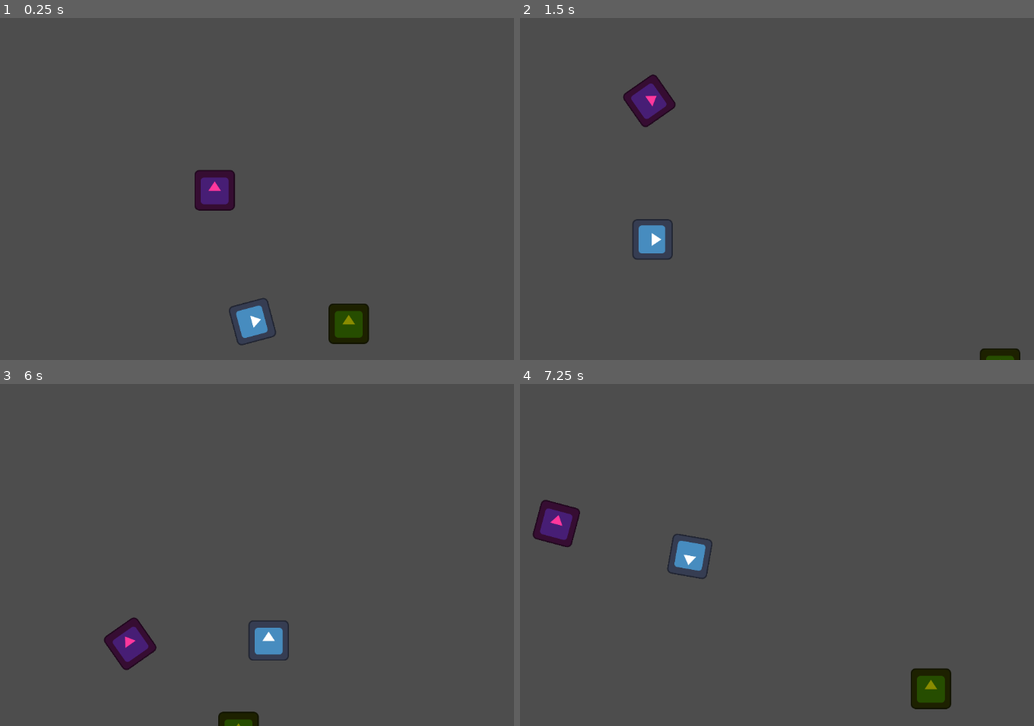
Above: before the commit, frames 1-4 (two rows, left to right).
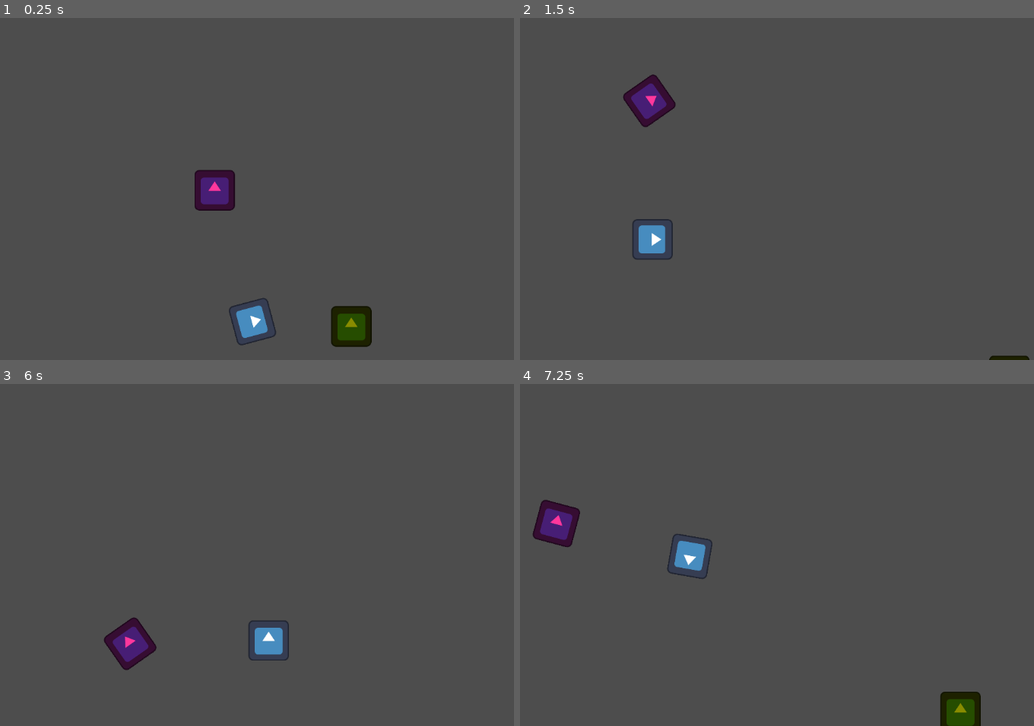
Above: after the commit, the same moments.

Repository: arrowira/cookiejam4
Game: Godot game, scene res://scenes/main.tscn
The game is run twice, just before and just after one commit, with the same random seed, the same clock (stepped at 60 frames per second) and the same inputs. The engine's default icon, where the game draws it, is replaced by a stand-in: a white triangle on a blue panel in a dark square.
Inputs:
- Up to frame 1 (0.25 s): no input
- Up to frame 2 (1.5 s): tap Space (space) at 0.6, 1.35 s
- Up to frame 3 (6 s): tap Space (space) every 0.75 s from 2.1 to 5.85 s
- Up to frame 4 (7.25 s): tap Space (space) at 6.6 s

The runs differ from the first frame. In frame 1, 0.4% of the frame differs, in the area x 63-73%, y 83-97%; in frame 2, 0.3%; in frame 3, 0.3%; in frame 4, 1.6%, in the area x 76-90%, y 83-100%.
Error after the commit: Invalid access to property or key 'anchorPos' on a base object of type 'null instance'. (res://grunt.gd:11)

Commit message:
enemy spawner

Diff:
--- /dev/null
+++ b/cookie-jam-4/enemy_manager.gd
@@ -0,0 +1,18 @@
+extends Node2D
+
+var pGrunt = preload("res://grunt.gd")
+# Called when the node enters the scene tree for the first time.
+func _ready() -> void:
+	pass # Replace with function body.
+
+
+# Called every frame. 'delta' is the elapsed time since the previous frame.
+func _process(delta: float) -> void:
+	pass
+
+
+func _on_spawn_cd_timeout() -> void:
+	var grunt = pGrunt.instantiate()
+	grunt.global_position.x = randf_range(-10,10)
+	grunt.global_position.y = randf_range(-10,10)
+	add_child(grunt)
--- a/cookie-jam-4/grunt.gd
+++ b/cookie-jam-4/grunt.gd
@@ -8,7 +8,7 @@
 
 # Called every frame. 'delta' is the elapsed time since the previous frame.
 func _process(delta: float) -> void:
-	player = get_parent().get_node("player").anchorPos
+	player = get_parent().get_parent().get_node("player").anchorPos
 
 
 func _physics_process(delta: float) -> void:
--- a/cookie-jam-4/scenes/grunt.tscn
+++ b/cookie-jam-4/scenes/grunt.tscn
@@ -9,7 +9,7 @@
 [node name="grunt" type="RigidBody2D"]
 mass = 10.0
 gravity_scale = 0.0
-linear_damp = 10.0
+linear_damp = 7.0
 script = ExtResource("1_6upo6")
 
 [node name="Icon" type="Sprite2D" parent="."]
--- a/cookie-jam-4/scenes/main.tscn
+++ b/cookie-jam-4/scenes/main.tscn
@@ -1,7 +1,8 @@
-[gd_scene load_steps=3 format=3 uid="uid://dneomshoy6v48"]
+[gd_scene load_steps=4 format=3 uid="uid://dneomshoy6v48"]
 
 [ext_resource type="PackedScene" uid="uid://bw3ldb6e8p56j" path="res://scenes/player.tscn" id="1_o5qli"]
 [ext_resource type="PackedScene" uid="uid://ju1srch0urr3" path="res://scenes/grunt.tscn" id="2_0wfyh"]
+[ext_resource type="Script" uid="uid://cnjga6vn8wc5j" path="res://enemy_manager.gd" id="3_sugp2"]
 
 [node name="main" type="Node2D"]
 
@@ -10,3 +11,11 @@
 
 [node name="grunt" parent="." instance=ExtResource("2_0wfyh")]
 position = Vector2(393, 403)
+
+[node name="EnemyManager" type="Node2D" parent="."]
+script = ExtResource("3_sugp2")
+
+[node name="spawnCD" type="Timer" parent="EnemyManager"]
+autostart = true
+
+[connection signal="timeout" from="EnemyManager/spawnCD" to="EnemyManager" method="_on_spawn_cd_timeout"]
Not shown, added: cookie-jam-4/enemy_manager.gd.uid
